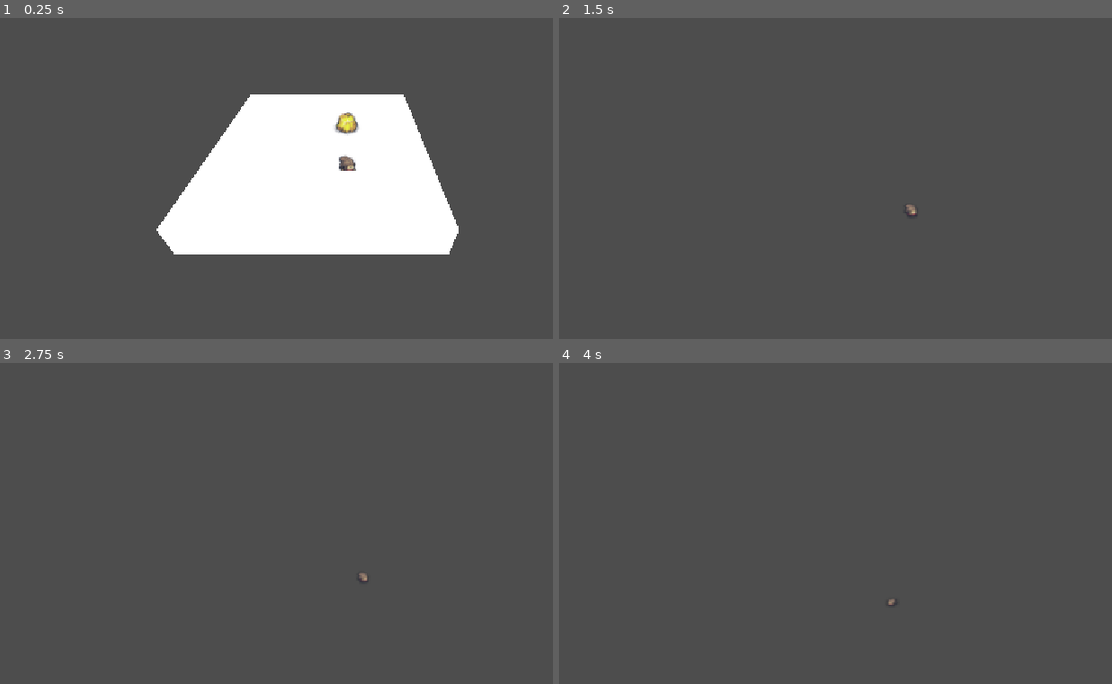
Above: before the commit, frames 1-4 (two rows, left to right).
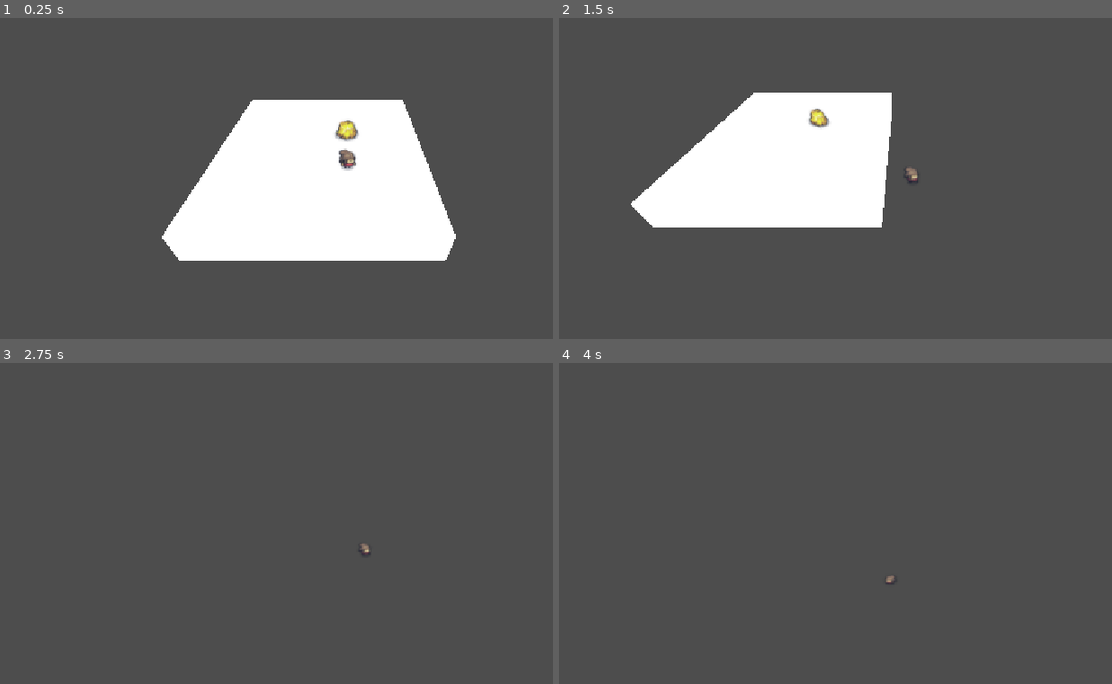
Above: after the commit, the same moments.

Repository: scumpiest/brainless-jam
Game: Godot game, scene res://scenes/main.tscn
Same seed, same stepped clock (60 frames per second), same inputs: the game is played once before the commit and once after it.
Inputs:
- Up to frame 1 (0.25 s): no input
- Up to frame 2 (1.5 s): hold D (move_right) 0.53-1.28 s; hold S (move_back) from 1.28 s (still down)
- Up to frame 3 (2.75 s): release S (move_back) at 2.03 s; hold D (move_right) from 2.03 s (still down)
- Up to frame 4 (4 s): tap Enter at 2.75 s; release D (move_right) at 2.78 s; hold W (move_forward) 2.78-3.53 s; tap Space at 3.5 s; hold A (move_left) from 3.53 s (still down)

The runs differ from the first frame. In frame 1, 2.8% of the frame differs, in the area x 28-83%, y 23-76%; in frame 2, 16%, in the area x 13-65%, y 23-66%; in frame 3, less than 0.1%; in frame 4, less than 0.1%.

Commit message:
fix: collision layer

Diff:
--- a/project.godot
+++ b/project.godot
@@ -61,6 +61,7 @@
 3d_physics/layer_1="player"
 3d_physics/layer_2="enemy"
 3d_physics/layer_3="interactables"
+3d_physics/layer_4="environment"
 
 [physics]
 
--- a/scenes/main.tscn
+++ b/scenes/main.tscn
@@ -17,6 +17,8 @@
 [node name="Main" type="Node3D" unique_id=1674497327]
 
 [node name="StaticBody3D" type="StaticBody3D" parent="." unique_id=302450973]
+collision_layer = 8
+collision_mask = 0
 
 [node name="MeshInstance3D" type="MeshInstance3D" parent="StaticBody3D" unique_id=2053686626]
 transform = Transform3D(1, 0, 0, 0, 1, 0, 0, 0, 1, -0.96551514, 0, -1.9789124)
--- a/scenes/units/pawn.tscn
+++ b/scenes/units/pawn.tscn
@@ -217,7 +217,7 @@
 [sub_resource type="SphereShape3D" id="SphereShape3D_bhunq"]
 
 [node name="Pawn" type="CharacterBody3D" unique_id=1202909473]
-collision_mask = 4
+collision_mask = 12
 script = ExtResource("1_pawn")
 
 [node name="AnimatedSprite3D" type="AnimatedSprite3D" parent="." unique_id=900481361]
